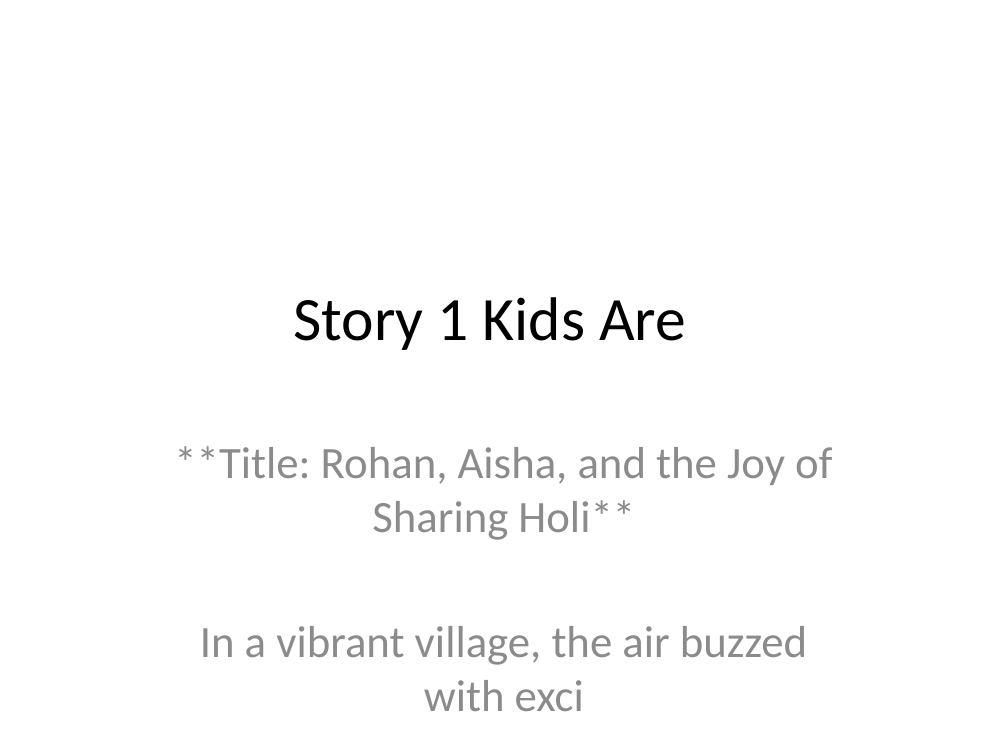
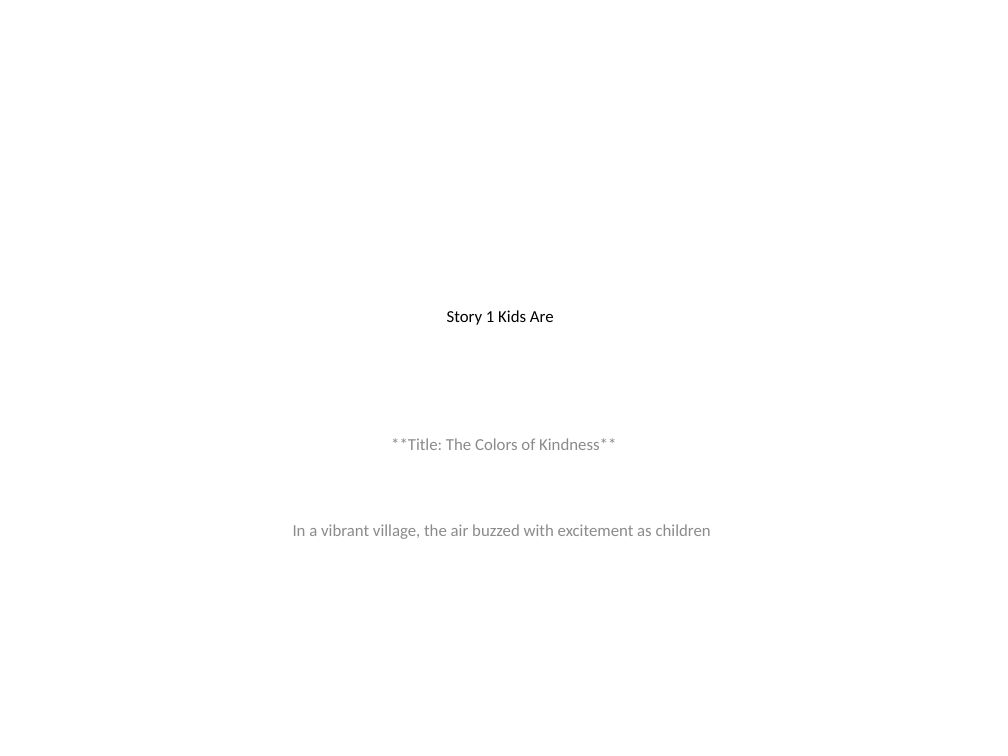
Before and after one commit to jagadeeshvarma927/Poem_Generator, a slide deck: slide 1 of data/output/pptx/story_1_Kids_are__.pptx. Drawn at 1008x756 pixels with LibreOffice and Linux fonts; fonts in the diff are those of the drawing. Boxes give left, top, right and bottom in pixels: in the first picture for what was removed or moved away, otherwise in the second. Text is boxed around its words. In the diff, an @@ line names an element or a change of style, - is before the commit and + after.

```diff
--- a/data/output/pptx/story_1_Kids_are__.pptx
+++ b/data/output/pptx/story_1_Kids_are__.pptx
@@ title "Story 1 Kids Are" at <box>447,310,554,325</box>: size 44 to 12 pt @@
@@ subtitle at <box>293,438,711,539</box>: text changed; size 32 to 12 pt @@
-**Title: Rohan, Aisha, and the Joy of Sharing Holi**
-In a vibrant village, the air buzzed with exci
+**Title: The Colors of Kindness**
+In a vibrant village, the air buzzed with excitement as children
```
Also in this commit, not shown: 1 other slide changed, 9 other files.
